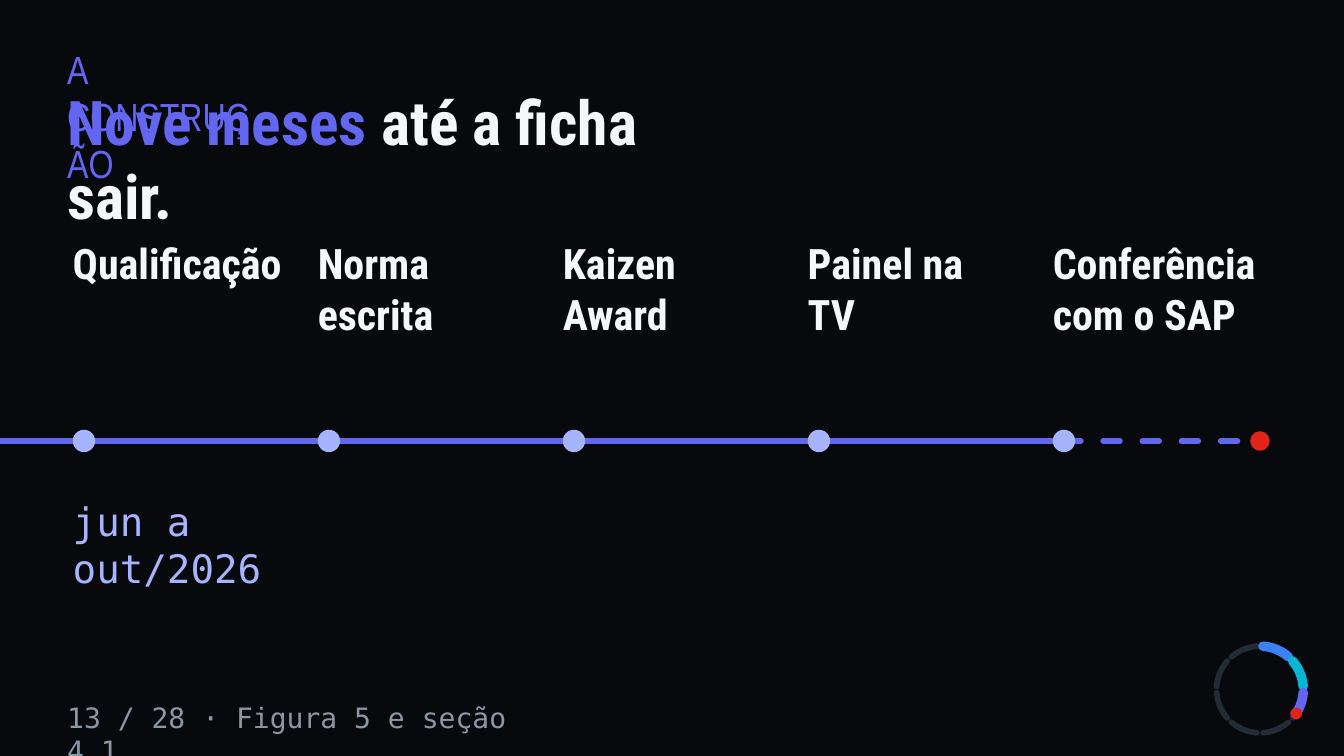
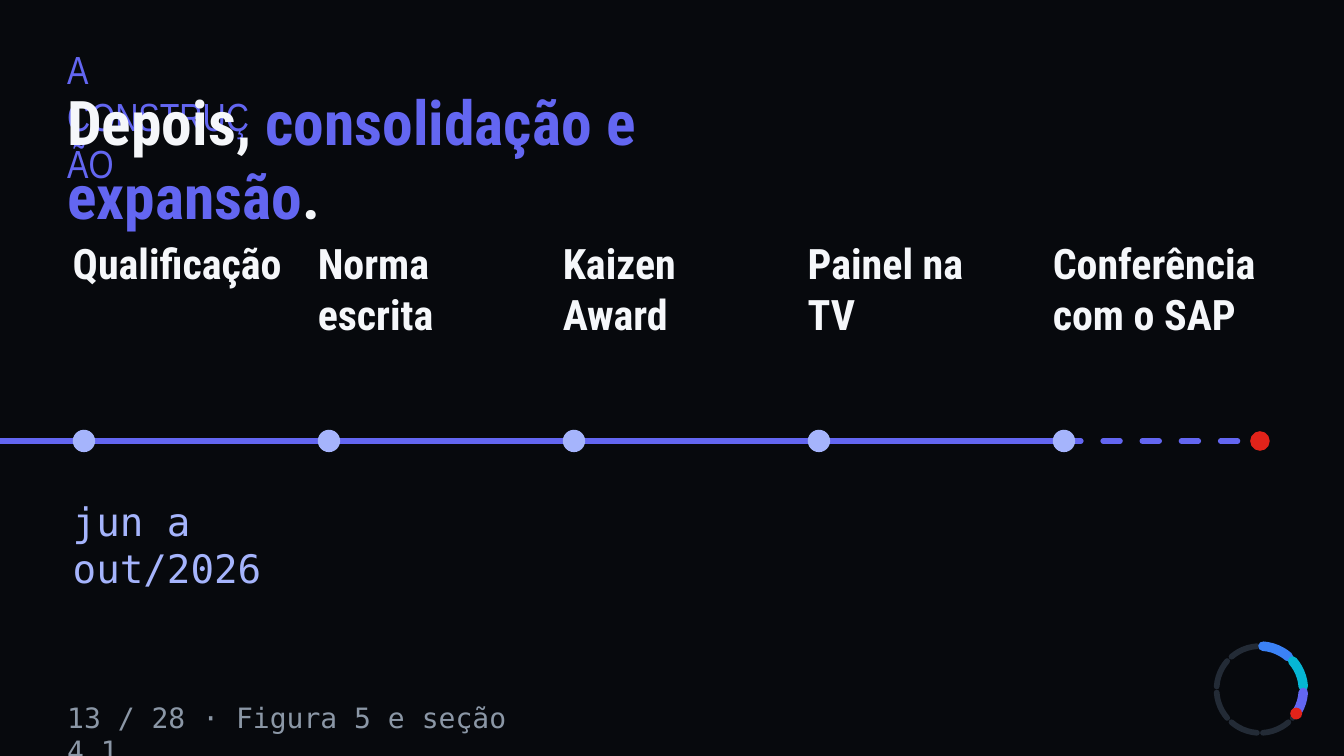
Before and after one commit to WilliamNRAmorim/Projetos, a slide deck: slide 22 of TCC/Apresentacao/GMS_Defesa.pptx. Drawn at 1344x756 pixels with LibreOffice and Linux fonts; fonts in the diff are those of the drawing. Boxes give left, top, right and bottom in pixels: in the first picture for what was removed or moved away, otherwise in the second. Text is boxed around its words. In the diff, an @@ line names an element or a change of style, - is before the commit and + after.

```diff
--- a/TCC/Apresentacao/GMS_Defesa.pptx
+++ b/TCC/Apresentacao/GMS_Defesa.pptx
@@ text at bbox=[67, 98, 636, 232]: text changed; text colour #F5F7FA to #6366F1 @@
-Nove meses até a ficha sair.
+Depois, consolidação e expansão.
```
Also in this commit, not shown: 1 other slide changed, 11 slides added, 15 other files.
